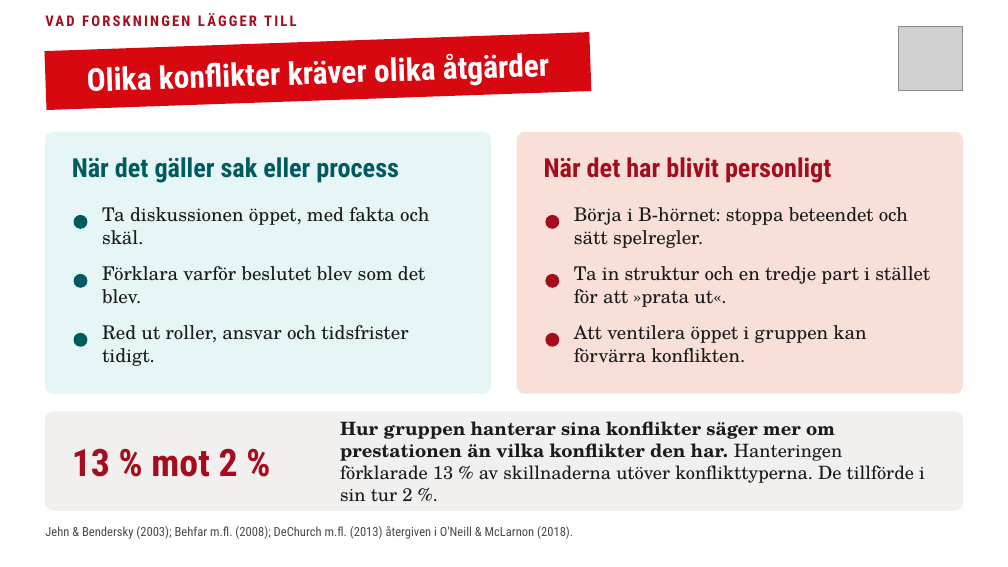
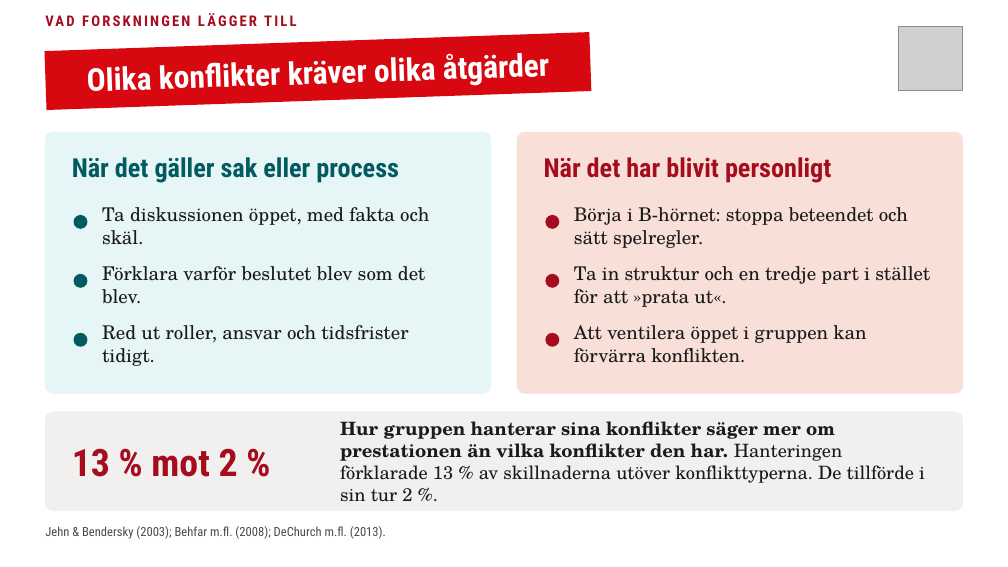
Before and after one commit to Elwyndaz/konflikt, a slide deck: slide 15 of konfliktkompetens.pptx. Drawn at 1008x567 pixels with LibreOffice and Linux fonts; fonts in the diff are those of the drawing; grey boxes stand for pictures. Boxes give left, top, right and bottom in pixels: in the first picture for what was removed or moved away, otherwise in the second. Text is boxed around its words. In the diff, an @@ line names an element or a change of style, - is before the commit and + after.

```diff
--- a/konfliktkompetens.pptx
+++ b/konfliktkompetens.pptx
@@ text at box(45, 526, 386, 539): text changed @@
-Jehn & Bendersky (2003); Behfar m.fl. (2008); DeChurch m.fl. (2013) återgiven i O'Neill & McLarnon (2018).
+Jehn & Bendersky (2003); Behfar m.fl. (2008); DeChurch m.fl. (2013).
```
Also in this commit, not shown: 1 other file.
